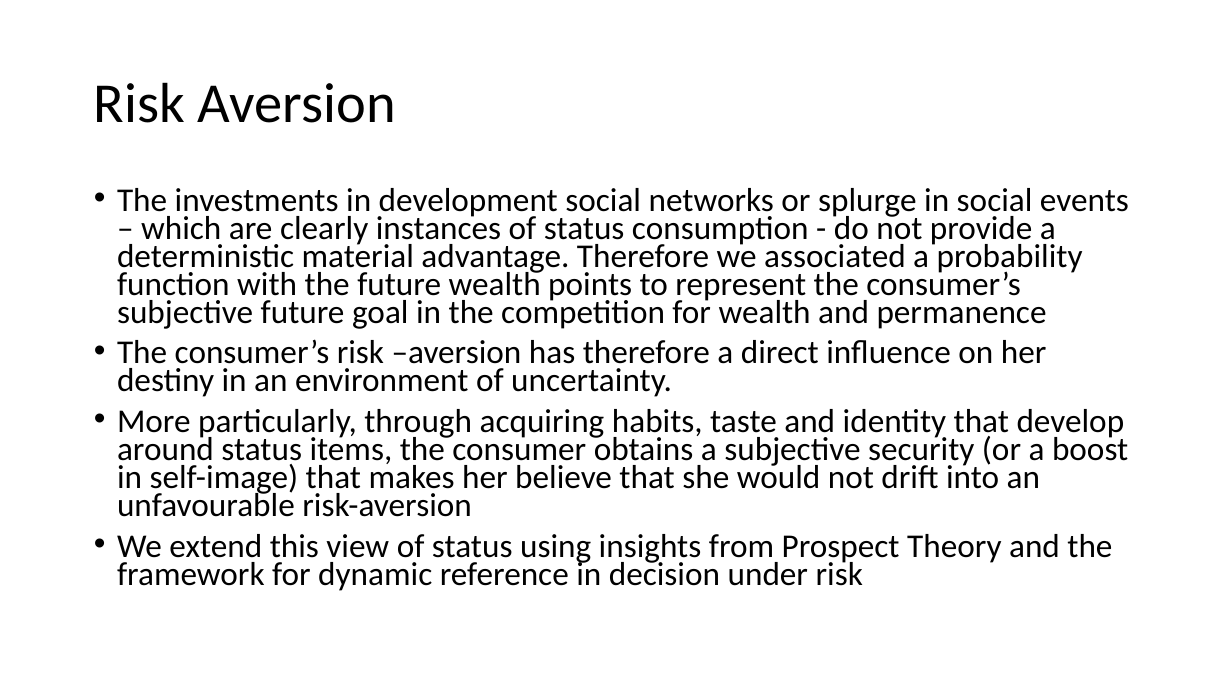
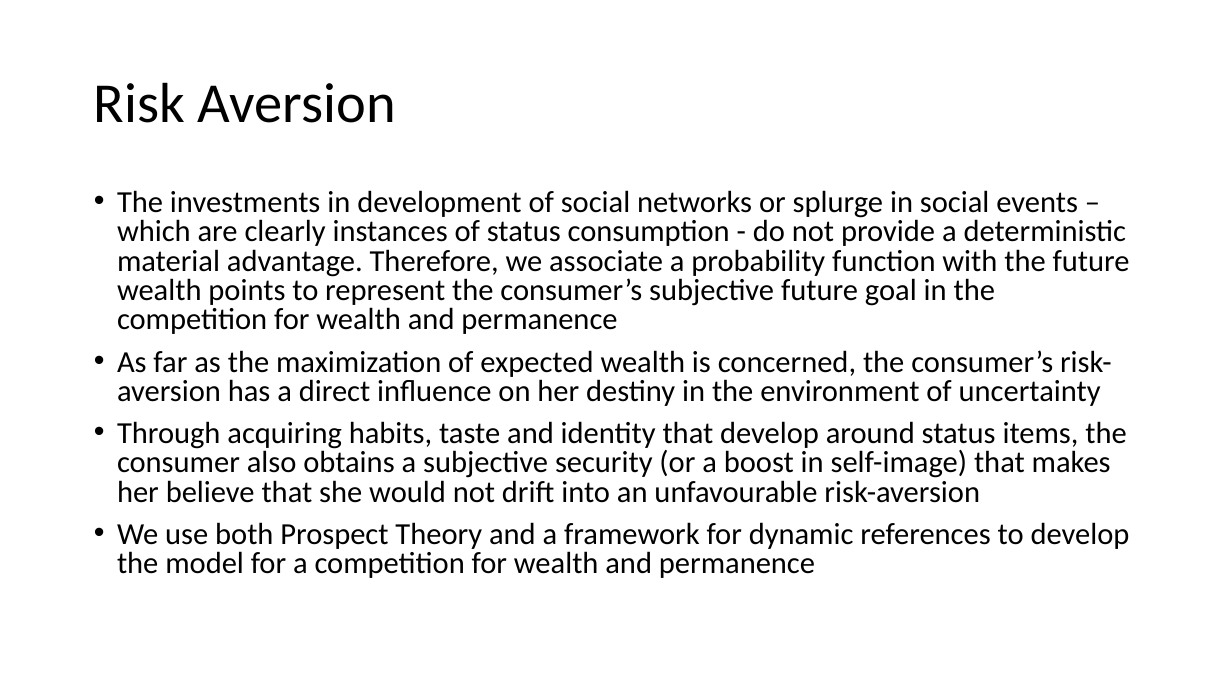
Before and after one commit to anuragr81/research, a slide deck: slide 6 of consumption/presentation_chapter3_1.pptx. Drawn at 1232x693 pixels with LibreOffice and Linux fonts; fonts in the diff are those of the drawing. Boxes give left, top, right and bottom in pixels: in the first picture for what was removed or moved away, otherwise in the second. Text is boxed around its words. In the diff, an @@ line names an element or a change of style, - is before the commit and + after.

```diff
--- a/consumption/presentation_chapter3_1.pptx
+++ b/consumption/presentation_chapter3_1.pptx
@@ text at [117, 190, 1130, 578]: text changed; size 25.9 to 23.8 pt @@
-• The investments in development social networks or splurge in social events – which are clearly instances of status consumption - do not provide a deterministic material advantage. Therefore we associated a probability function with the future wealth points to represent the consumer’s subjective future goal in the competition for wealth and permanence
-• The consumer’s risk –aversion has therefore a direct influence on her destiny in an environment of uncertainty.
-• More particularly, through acquiring habits, taste and identity that develop around status items, the consumer obtains a subjective security (or a boost in self-image) that makes her believe that she would not drift into an unfavourable risk-aversion
-• We extend this view of status using insights from Prospect Theory and the framework for dynamic reference in decision under risk
+• The investments in development of social networks or splurge in social events – which are clearly instances of status consumption - do not provide a deterministic material advantage. Therefore, we associate a probability function with the future wealth points to represent the consumer’s subjective future goal in the competition for wealth and permanence
+• As far as the maximization of expected wealth is concerned, the consumer’s risk-aversion has a direct influence on her destiny in the environment of uncertainty
+• Through acquiring habits, taste and identity that develop around status items, the consumer also obtains a subjective security (or a boost in self-image) that makes her believe that she would not drift into an unfavourable risk-aversion
+• We use both Prospect Theory and a framework for dynamic references to develop the model for a competition for wealth and permanence
```
Also in this commit, not shown: 5 other slides changed, 7 other files.
